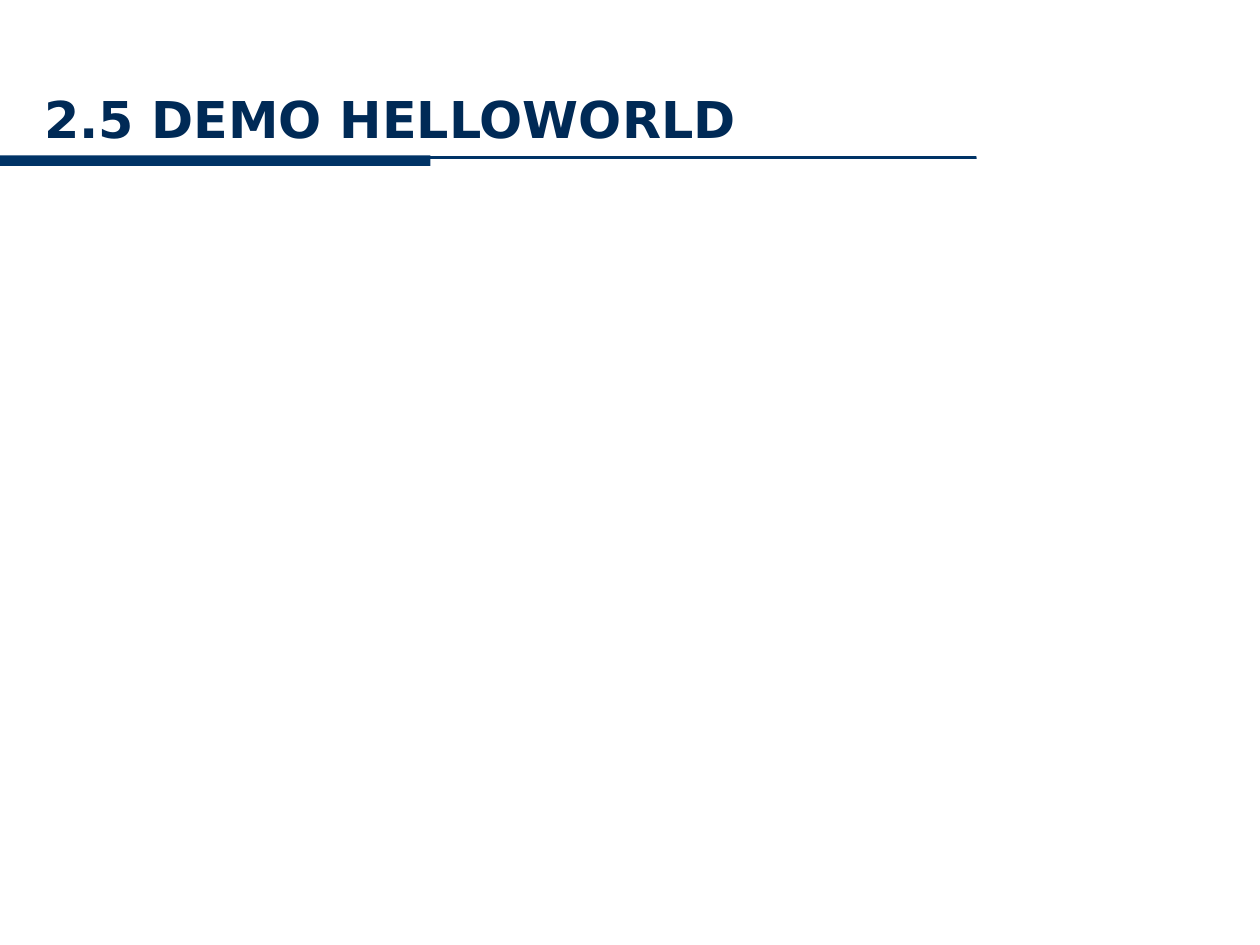
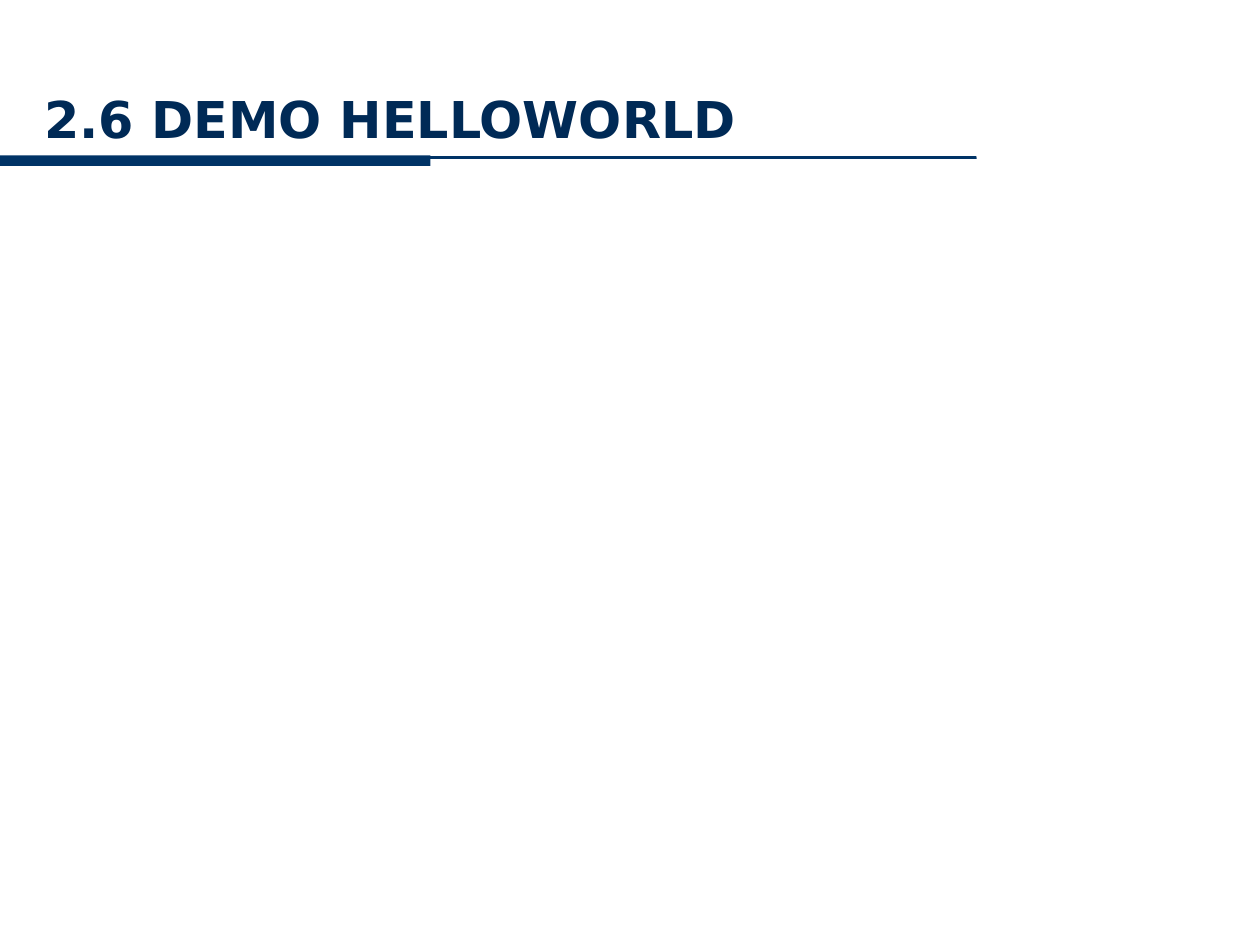
Before and after one commit to minhkhanh/UofS-Java, a slide deck: slide 14 of Seminar_JNI/Slide_00.pptx (slide 13 before the commit). Drawn at 1260x945 pixels with LibreOffice and Linux fonts; fonts in the diff are those of the drawing; background and template pictures are left out. Boxes give left, top, right and bottom in pixels: in the first picture for what was removed or moved away, otherwise in the second. Text is boxed around its words. In the diff, an @@ line names an element or a change of style, - is before the commit and + after.

```diff
--- a/Seminar_JNI/Slide_00.pptx
+++ b/Seminar_JNI/Slide_00.pptx
@@ title at [44, 100, 736, 139]: text changed @@
-2.5 DEMO HELLOWORLD
+2.6 DEMO HELLOWORLD
```
Also in this commit, not shown: 13 other slides changed, 3 slides added.
